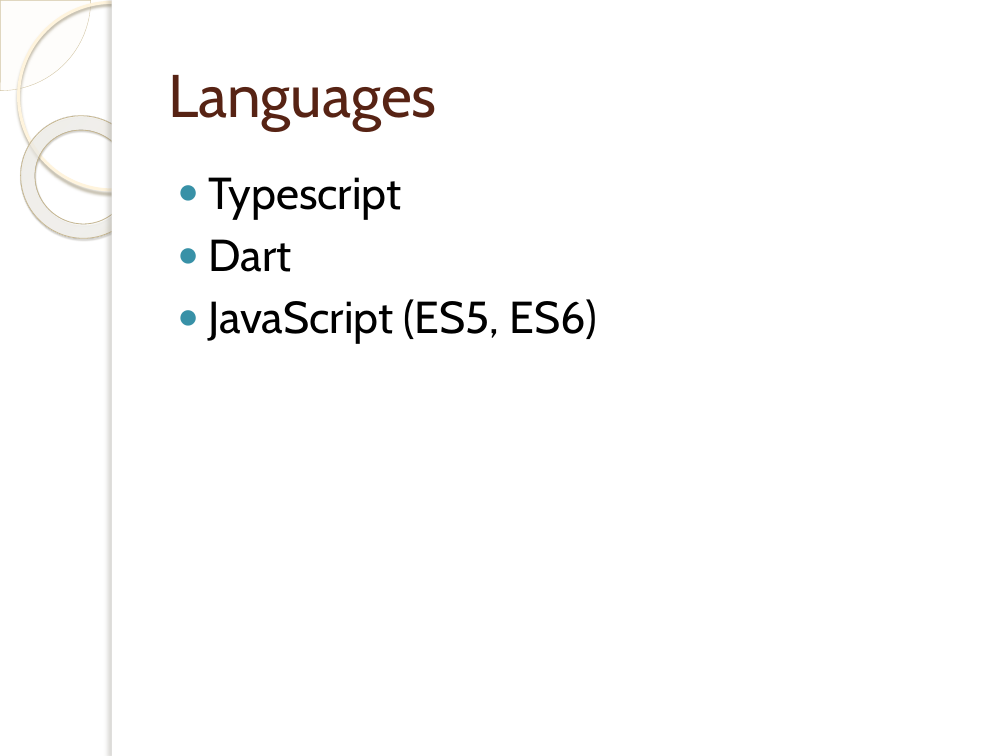
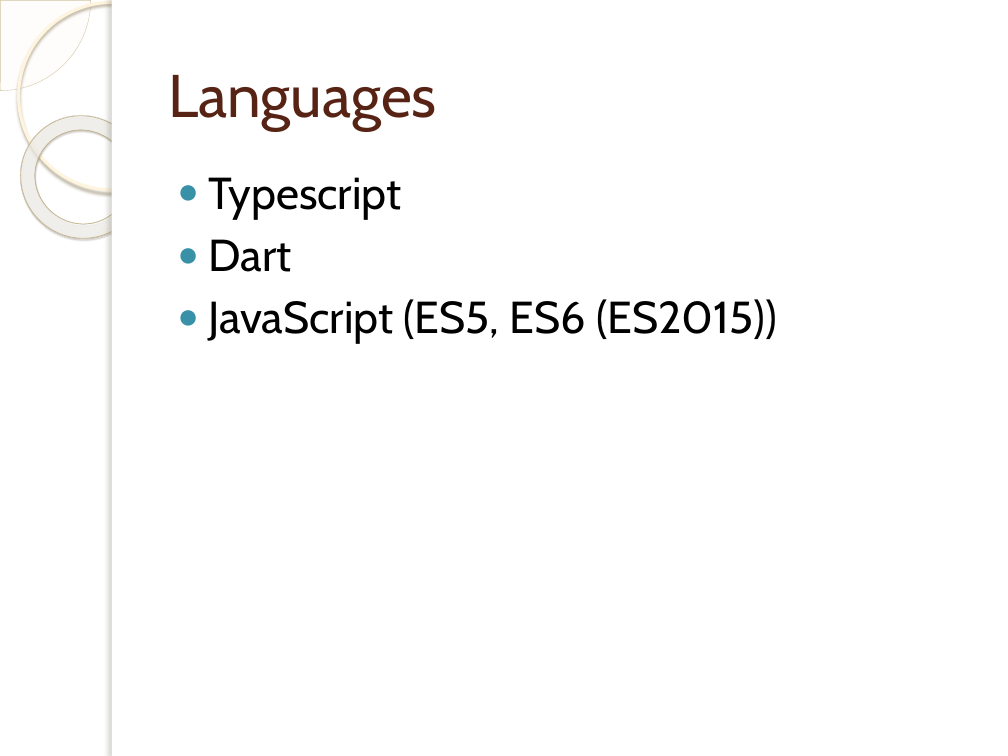
Before and after one commit to cdnielson/angular2presentation, a slide deck: slide 2 of Angular 2.pptx. Drawn at 1008x756 pixels with LibreOffice and Linux fonts; fonts in the diff are those of the drawing; background and template pictures are left out. Boxes give left, top, right and bottom in pixels: in the first picture for what was removed or moved away, otherwise in the second. Text is boxed around its words. In the diff, an @@ line names an element or a change of style, - is before the commit and + after.

```diff
--- a/Angular 2.pptx
+++ b/Angular 2.pptx
@@ text at <box>209,299,777,344</box>: text changed @@
-● JavaScript (ES5, ES6)
+● JavaScript (ES5, ES6 (ES2015))
```
Also in this commit, not shown: 19 other slides changed, 1 other file.
